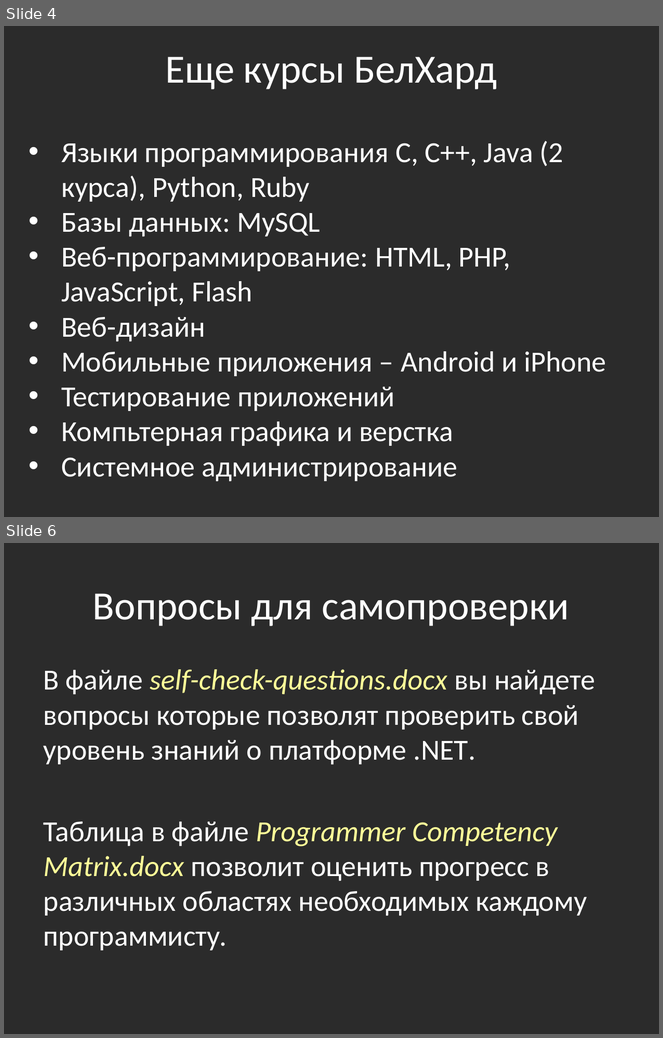
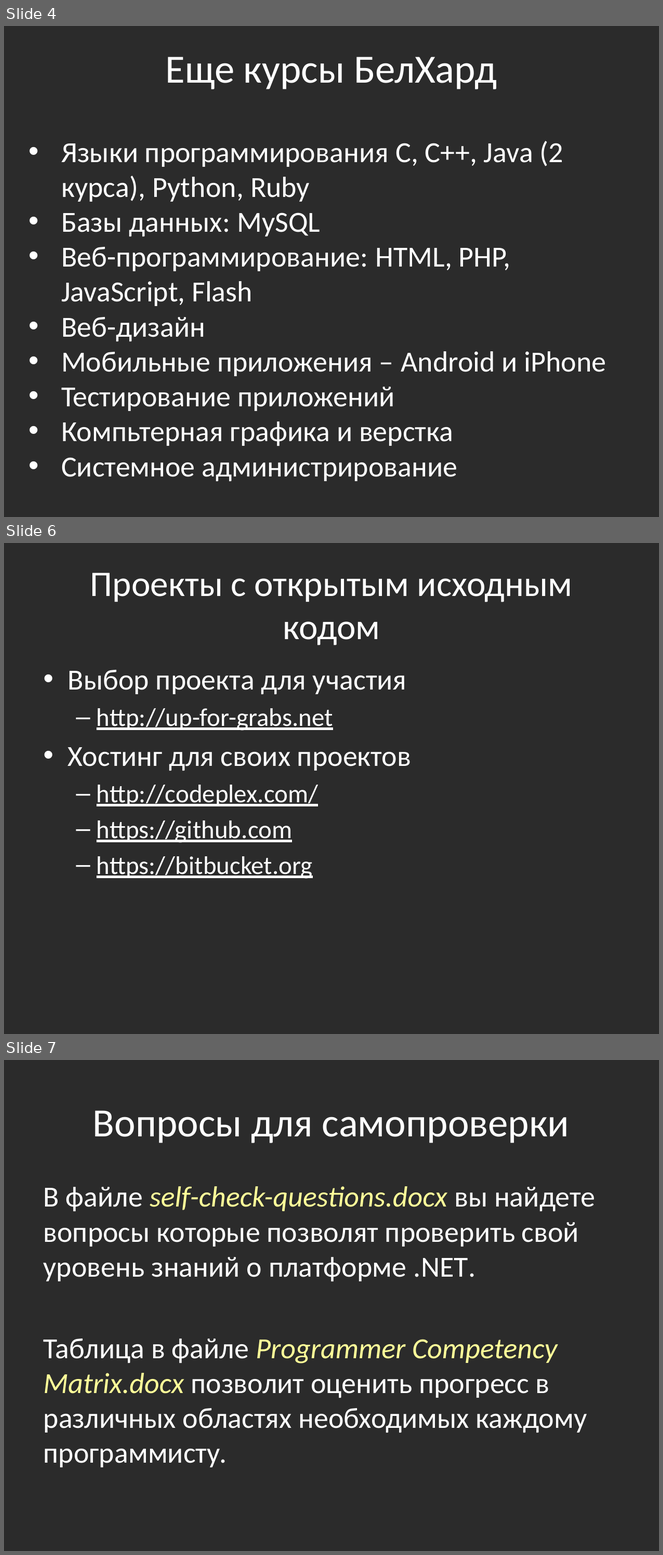
Before and after one commit to bazile/Training, a slide deck: Presentation/that-is-all-folks.pptx. Shown one above the other, each under a label of ours: slides 4 and 6 before the commit, slides 4, 6 and 7 after it; the slides between them are not shown. The pictures are 663x1038 and 663x1555 pixels, drawn with LibreOffice and Linux fonts; fonts in the diff are those of the drawing; background and template pictures are left out; a plain dark background stands for a picture behind light text. Boxes give left, top, right and bottom in pixels: in the first picture for what was removed or moved away, otherwise in the second. Text is boxed around its words. In the diff, an @@ line names an element or a change of style, - is before the commit and + after.

```diff
--- a/Presentation/that-is-all-folks.pptx
+++ b/Presentation/that-is-all-folks.pptx
@@ slide 6 added at (x1=4, y1=543, x2=659, y2=1034), background picture (left out) @@
@@ title added at (x1=90, y1=573, x2=573, y2=645), 39.6 pt, text #FFFFFF @@
+Проекты с открытым исходным кодом
@@ text added at (x1=68, y1=670, x2=411, y2=879), 28 pt, text #FFFFFF, underline @@
+• Выбор проекта для участия
+  – http://up-for-grabs.net
+• Хостинг для своих проектов
+  – http://codeplex.com/
+  – https://github.com
+  – https://bitbucket.org
@@ what was slide 6 is now slide 7 @@
```
Also in this commit, not shown: 1 slide changed.
